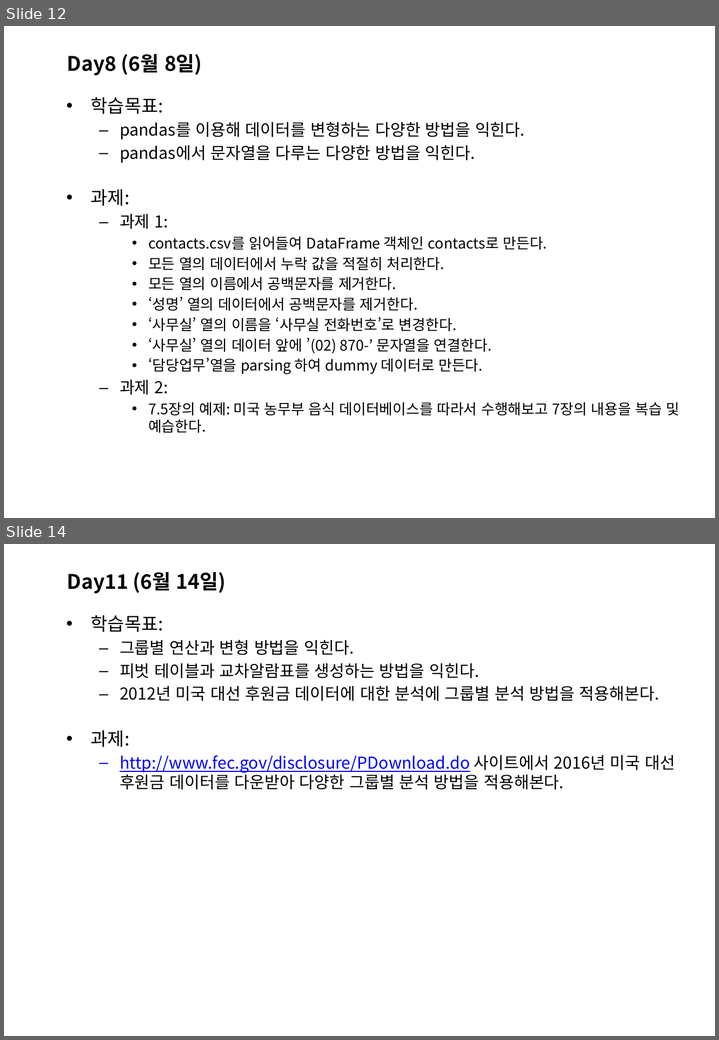
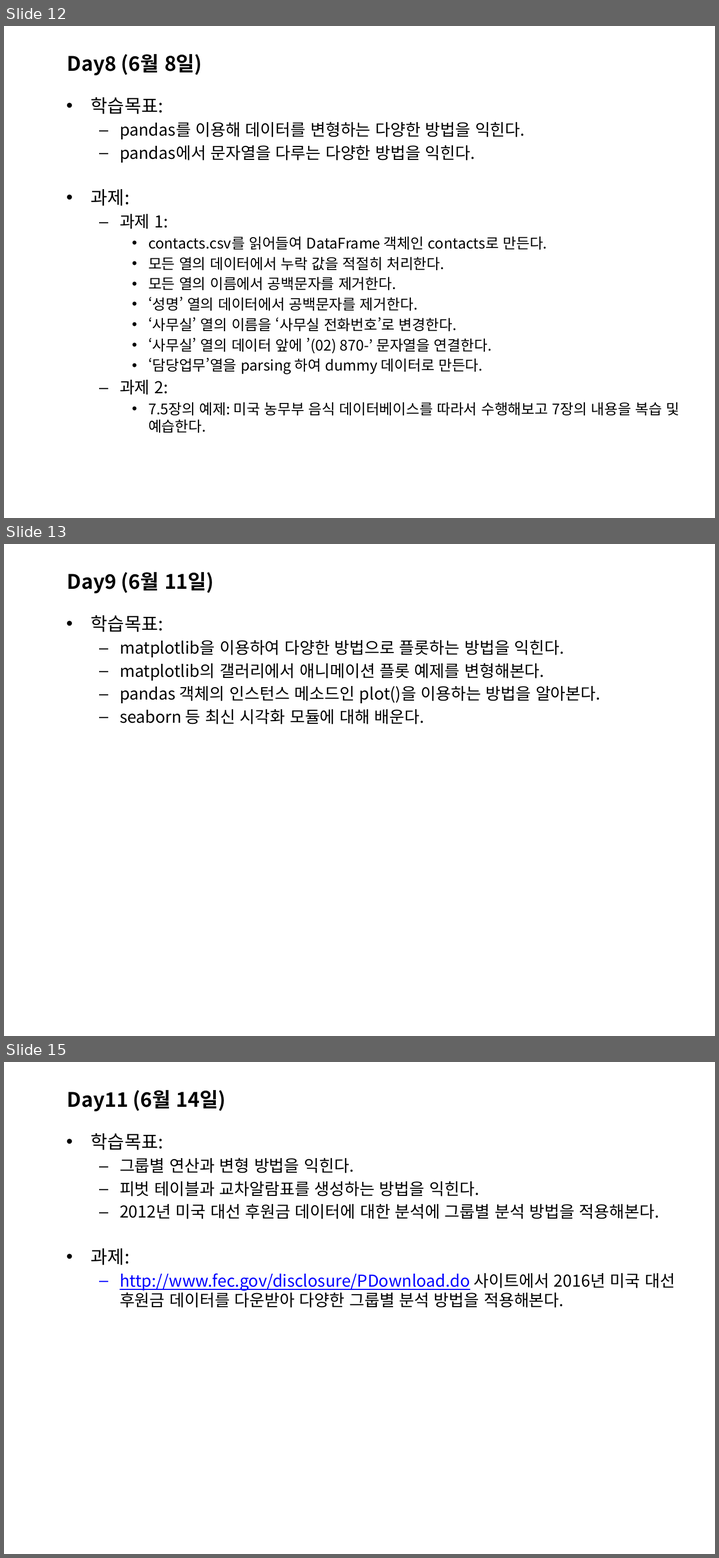
Before and after one commit to sulheebaek/DAPython, a slide deck: 한2018_파이썬을 활용한 데이터 분석_강의개요.pptx. Shown one above the other, each under a label of ours: slides 12 and 14 before the commit, slides 12, 13 and 15 after it; the slides between them are not shown. The pictures are 719x1040 and 719x1558 pixels, drawn with LibreOffice and Linux fonts; fonts in the diff are those of the drawing; background and template pictures are left out. Boxes give left, top, right and bottom in pixels: in the first picture for what was removed or moved away, otherwise in the second. Text is boxed around its words. In the diff, an @@ line names an element or a change of style, - is before the commit and + after.

```diff
--- a/한2018_파이썬을 활용한 데이터 분석_강의개요.pptx
+++ b/한2018_파이썬을 활용한 데이터 분석_강의개요.pptx
@@ slide 13 added at bbox=[4, 544, 715, 1036], background picture (left out) @@
@@ title added at bbox=[67, 572, 214, 594], 22 pt, text #000000, bold @@
+Day9 (6월 11일)
@@ text added at bbox=[91, 615, 600, 724], 18 pt, text #000000 @@
+• 학습목표:
+  – matplotlib을 이용하여 다양한 방법으로 플롯하는 방법을 익힌다.
+  – matplotlib의 갤러리에서 애니메이션 플롯 예제를 변형해본다.
+  – pandas 객체의 인스턴스 메소드인 plot()을 이용하는 방법을 알아본다.
+  – seaborn 등 최신 시각화 모듈에 대해 배운다.
@@ what was slide 14 is now slide 15 @@
```
Also in this commit, not shown: 3 slides changed, 8 other slides added, 1 other file.
